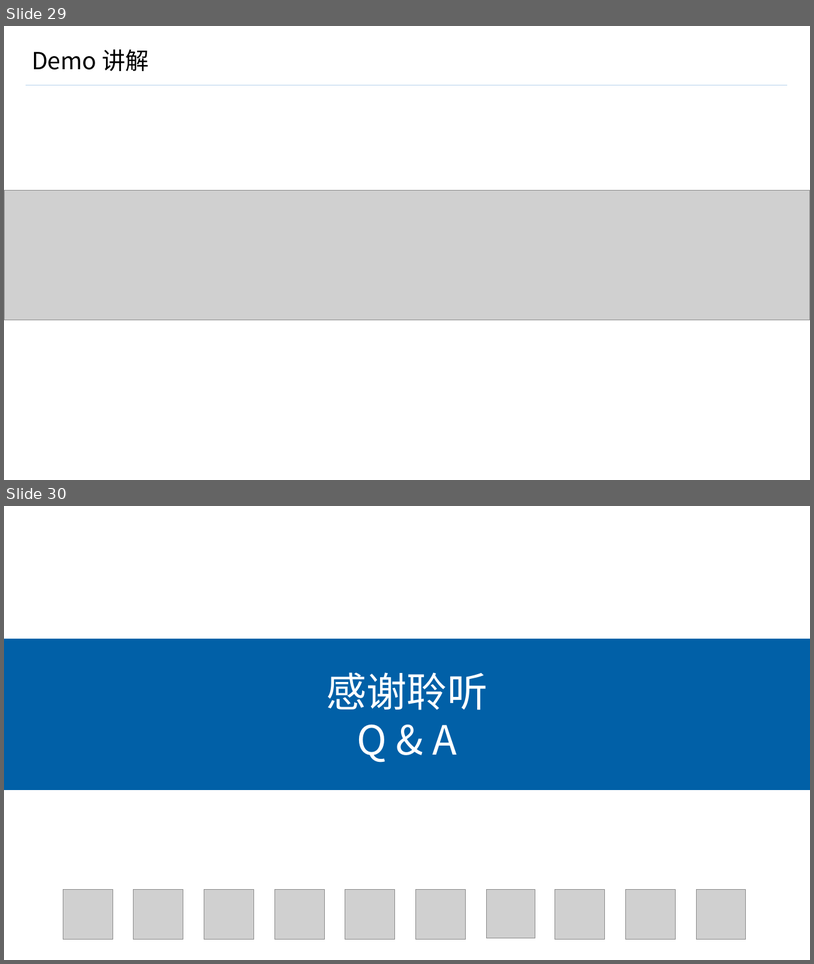
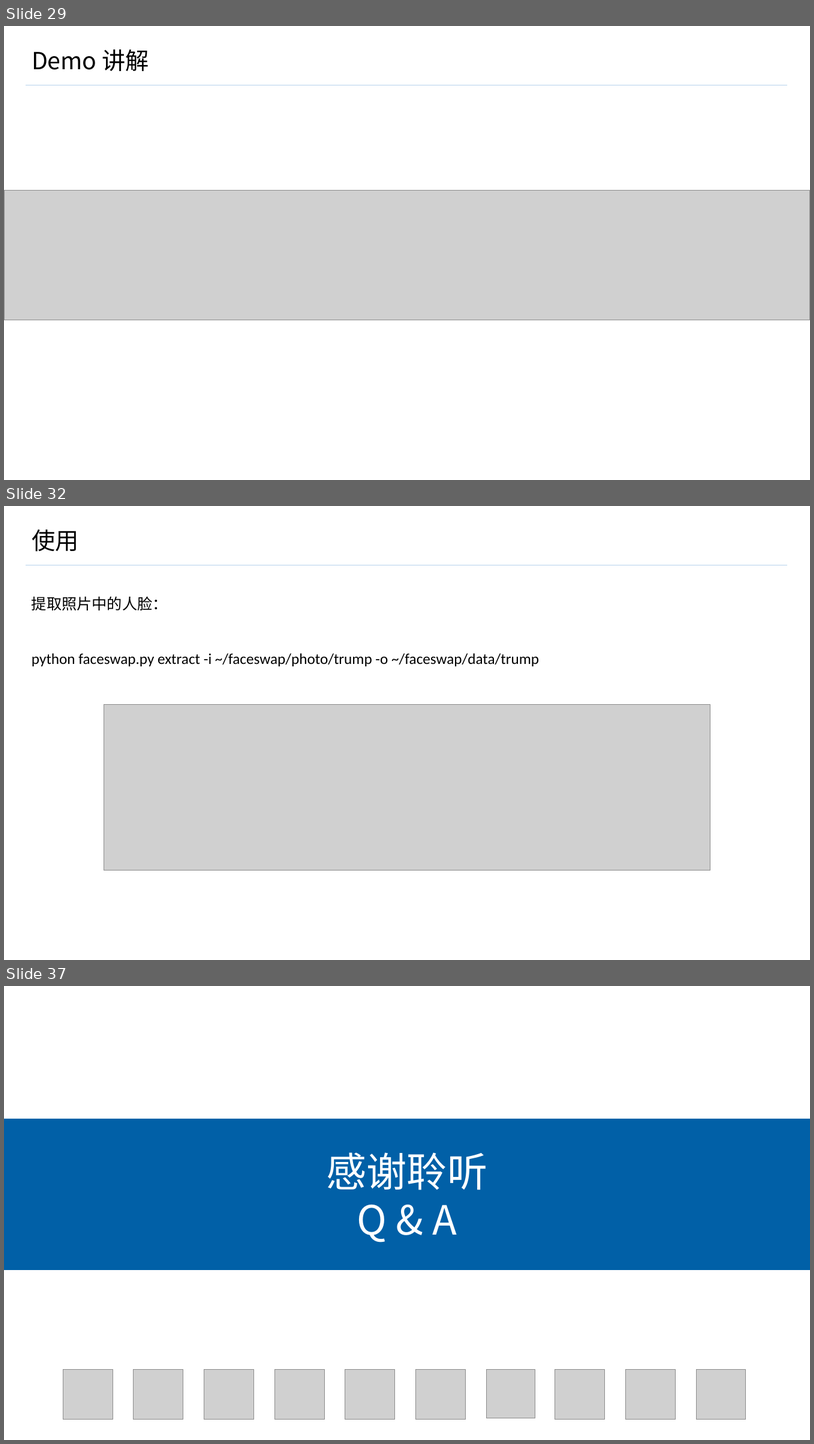
Before and after one commit to GuanyiLL/Study, a slide deck: Swift/CoreMLResearching/CoreML.pptx. Shown one above the other, each under a label of ours: slides 29 and 30 before the commit, slides 29, 32 and 37 after it; the slides between them are not shown. The pictures are 814x964 and 814x1444 pixels, drawn with LibreOffice and Linux fonts; fonts in the diff are those of the drawing; grey boxes stand for pictures; background and template pictures are left out. Boxes give left, top, right and bottom in pixels: in the first picture for what was removed or moved away, otherwise in the second. Text is boxed around its words. In the diff, an @@ line names an element or a change of style, - is before the commit and + after.

```diff
--- a/Swift/CoreMLResearching/CoreML.pptx
+++ b/Swift/CoreMLResearching/CoreML.pptx
@@ slide 32 added at [4, 506, 810, 960], background #FFFFFF; not listed: 1 template element that a slide beside it also shows @@
@@ title added at [32, 529, 78, 552], 28 pt, text #000000 @@
+使用
@@ text added at [32, 596, 539, 666], 18 pt, text #000000 @@
+提取照片中的人脸：
+python faceswap.py extract -i ~/faceswap/photo/trump -o ~/faceswap/data/trump
@@ picture added at [104, 705, 711, 870] @@
@@ what was slide 30 is now slide 37 @@
```
Also in this commit, not shown: 3 slides changed, 7 other slides added, 1 slide removed.
